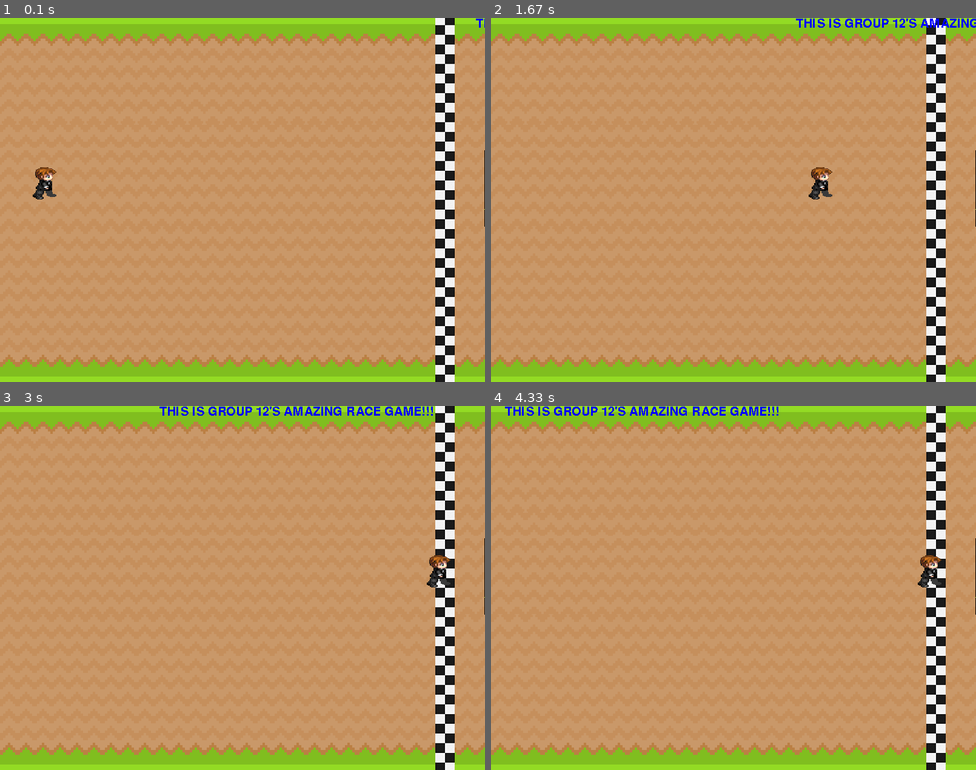
Above: before the commit, frames 1-4 (two rows, left to right).
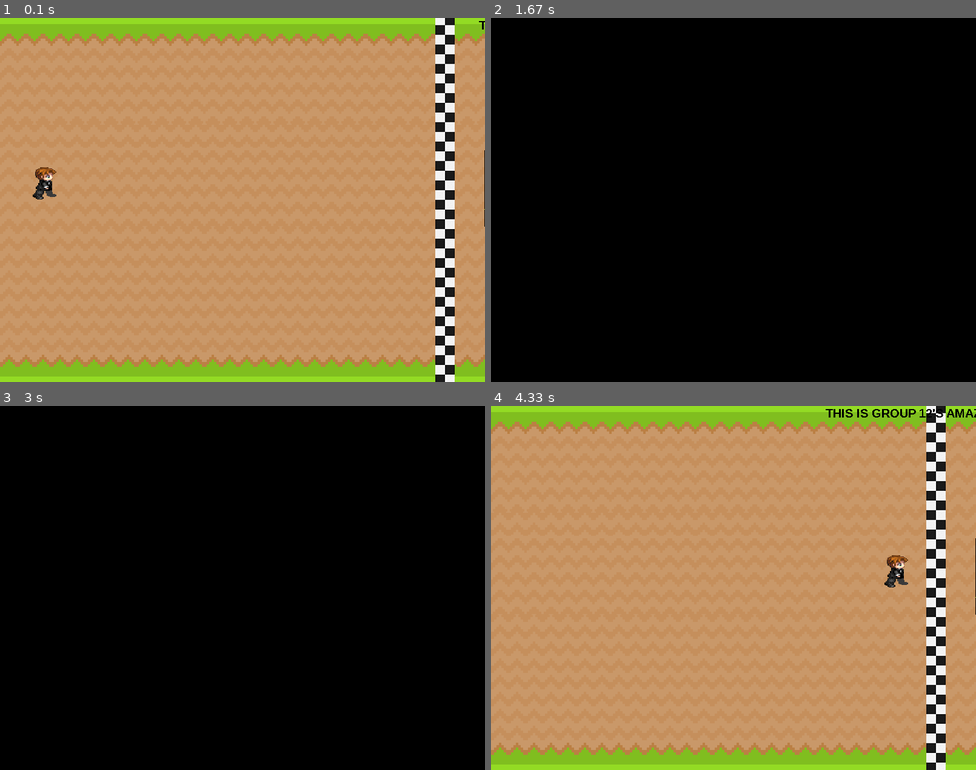
Above: after the commit, the same moments.

Repository: User12694/Animoney_Racetrack
Game: pygame game, started from progress/THTSang/startLoop.py
The game is run twice, just before and just after one commit, with the same random seed, the same clock (stepped at 60 frames per second) and the same inputs.
Inputs (mouse positions are in pixels of both pictures, inside the frame that each line leads up to):
- Up to frame 1 (0.1 s): no input
- Up to frame 2 (1.67 s): hold Esc 0.33-0.8 s; move the mouse to (714, 214) at 0.37 s; press the mouse at (733, 200) at 0.87 s; move the mouse to (757, 243) at 0.97 s; release the mouse at (777, 291) at 1.1 s; hold Esc 1.17-1.63 s; move the mouse to (573, 72) at 1.2 s
- Up to frame 3 (3 s): press the mouse at (242, 588) at 1.7 s; move the mouse to (242, 522) at 1.8 s; release the mouse at (247, 456) at 1.93 s; tap Esc at 2 s; press the mouse at (242, 588) at 2.37 s; move the mouse to (329, 624) at 2.47 s; release the mouse at (412, 660) at 2.6 s; hold Esc from 2.67 s (still down); move the mouse to (101, 518) at 2.7 s
- Up to frame 4 (4.33 s): release Esc at 3.13 s; press the mouse at (733, 588) at 3.2 s; move the mouse to (825, 522) at 3.3 s; release the mouse at (917, 453) at 3.43 s; tap Esc at 3.5 s; press the mouse at (733, 588) at 3.87 s; move the mouse to (796, 537) at 3.97 s; release the mouse at (854, 486) at 4.1 s

The runs differ from the first frame. In frame 1, less than 0.1% of the frame differs, in the area x 98-100%, y 0-4%; in frame 2, 100%; in frame 3, 100%, in the area x 0-100%, y 0-100%; in frame 4, 1.5%.

Commit message:
Có lỗi gì đấy ở phần Pause game

Diff:
--- a/progress/THTSang/startLoop.py
+++ b/progress/THTSang/startLoop.py
@@ -2,11 +2,6 @@
 
 #Khởi tạo tất cả
 pygame.init()
-
-#Hàm tạo ảnh
-def CreateImg(Address):
-    Img = pygame.image.load(Address).convert_alpha()
-    return Img
 
 #Kích thước màn hình (Do chưa có pygame_menu nên tạm thời bỏ qua)
 WINDOW_SIZES = [(800, 600), (1080, 720), (1366, 768), (1920, 1080)]
@@ -17,9 +12,23 @@
 pygame.display.set_caption("Race game")
 clock = pygame.time.Clock()
 
+#Hàm tạo ảnh
+def CreateImg(Address):
+    Img = pygame.image.load(Address).convert_alpha()
+    return Img
+
+#Hàm pause
+Pause = False
+
+
+#Hàm viết chữ
+def WriteText(Text, Font, Color, x, y):
+    Txt = Font.render(Text, False, Color)
+    screen.blit(Txt, (x, y))
+
 #Chữ chạy (Chủ yếu để trang trí)
-KieuChu1 = pygame.font.Font(None, 30)
-ChuChay1_surface = KieuChu1.render("THIS IS GROUP 12'S AMAZING RACE GAME!!!", False, 'blue')
+KieuChu1 = pygame.font.SysFont('arial', 20, bold=True)
+ChuChay1_surface = KieuChu1.render("THIS IS GROUP 12'S AMAZING RACE GAME!!!", False, 'black')
 ChuChay1_Box = ChuChay1_surface.get_rect(topleft = (WINDOW_SIZES[WINDOW_SIZE_INDEX][0], 0))
 
 #Nhân vật (Sau này có thể đặt vào trong class để dễ quản lý)
@@ -42,34 +51,60 @@
 FinishLine_Box = FinishLine.get_rect(topright = (WINDOW_SIZES[WINDOW_SIZE_INDEX][0] - 50, 0))
 
 #Đây là main loop
-while True:
-    for event in pygame.event.get():
-        if event.type == pygame.QUIT:
-            pygame.quit()
-            sys.exit()
-        if event.type == pygame.KEYDOWN:
-            if event.key == pygame.K_SPACE:
-                print("UP")
-        # Code để tìm vị trí cụ thể trên màn hình
-        # if event.type == pygame.MOUSEMOTION:
-        #     print(event.pos)
+def main():
+    while True:
+        #Pause
+        global Pause
+        if Pause:
+            button = KieuChu1.render("Quit", False, 'white')
+            button_Box = button.get_rect(center = (WINDOW_SIZES[WINDOW_SIZE_INDEX][0] / 2, WINDOW_SIZES[WINDOW_SIZE_INDEX][1] / 2))
+            while Pause:
+                screen.fill('black')
+                for event in pygame.event.get():
+                    if event.type == pygame.QUIT:
+                        pygame.quit()
+                        sys.exit()
+                    if event.type == pygame.K_ESCAPE:
+                        Pause = False
+                    if event.type == pygame.MOUSEBUTTONDOWN:
+                        if button_Box.collidepoint(event.pos):
+                            Pause = False
 
-    screen.blit(Background,(0,0))
-    screen.blit(FinishLine, FinishLine_Box)
-    #Nhân vật + nhạc khi win (test)
-    screen.blit(Character1_Suf, Character1_Box)
-    if Character1_Run == True:
-        Character1_Box.x += 5
-    if Character1_Box.right == FinishLine_Box.right:
-        Character1_Run = False
-        if Victory_sound_Play:
-            Victory_sound.play()
-            Victory_sound_Play = False
-    #Chữ chạy
-    screen.blit(ChuChay1_surface, ChuChay1_Box)
-    ChuChay1_Box.x -= 3
-    if ChuChay1_Box.right <= 0:
-        ChuChay1_Box.x = WINDOW_SIZES[WINDOW_SIZE_INDEX][0]
+        #Ảnh nền
+        screen.blit(Background,(0,0))
+        screen.blit(FinishLine, FinishLine_Box)
 
-    pygame.display.update()
-    clock.tick(60)
+        #Nhân vật + nhạc khi win (test)
+        global Character1_Run
+        global Victory_sound_Play
+        screen.blit(Character1_Suf, Character1_Box)
+        if Character1_Run:
+            Character1_Box.x += 5
+        if Character1_Box.right == FinishLine_Box.right:
+            Character1_Run = False
+            if Victory_sound_Play:
+                Victory_sound.play()
+                Victory_sound_Play = False
+
+        #Chữ chạy
+        screen.blit(ChuChay1_surface, ChuChay1_Box)
+        ChuChay1_Box.x -= 2
+        if ChuChay1_Box.right <= 0:
+            ChuChay1_Box.x = WINDOW_SIZES[WINDOW_SIZE_INDEX][0]
+
+        for event in pygame.event.get():
+            if event.type == pygame.QUIT:
+                pygame.quit()
+                sys.exit()
+            # Nhấn phím ESC sẽ kích hoạt Pause
+            if event.type == pygame.KEYDOWN:
+                if event.key == pygame.K_ESCAPE:
+                    Pause = True
+            # Code để tìm vị trí cụ thể trên màn hình
+            # if event.type == pygame.MOUSEMOTION:
+            #     print(event.pos)
+
+
+        pygame.display.update()
+        clock.tick(60)
+main()
